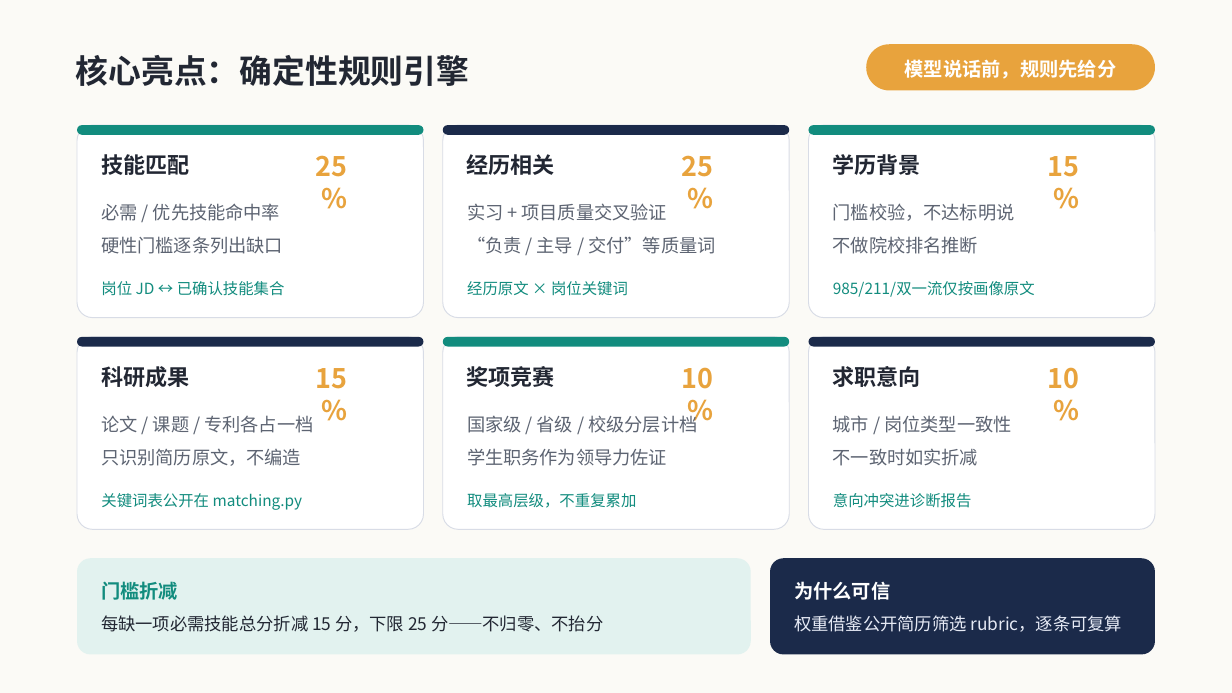
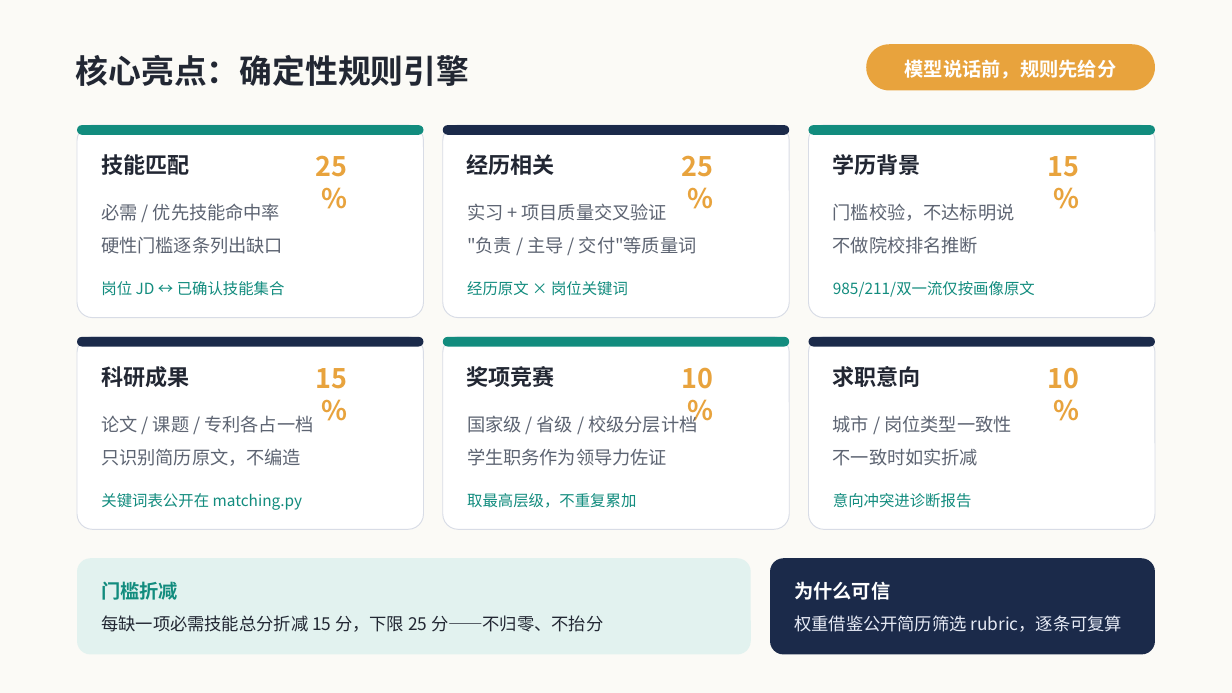
Before and after one commit to CP-bee-git/AI-game, a slide deck: slide 6 of docs/ppt-assets/careerpilot-intro.pptx (slide 4 before the commit). Drawn at 1232x693 pixels with LibreOffice and Linux fonts; fonts in the diff are those of the drawing. Boxes give left, top, right and bottom in pixels: in the first picture for what was removed or moved away, otherwise in the second. Text is boxed around its words. In the diff, an @@ line names an element or a change of style, - is before the commit and + after.

```diff
--- a/docs/ppt-assets/careerpilot-intro.pptx
+++ b/docs/ppt-assets/careerpilot-intro.pptx
@@ text at bbox=[467, 236, 697, 254]: text changed @@
-“负责 / 主导 / 交付”等质量词
+"负责 / 主导 / 交付"等质量词
```
Also in this commit, not shown: 9 other slides changed, 1 slide added, 1 slide removed, 20 other files.
